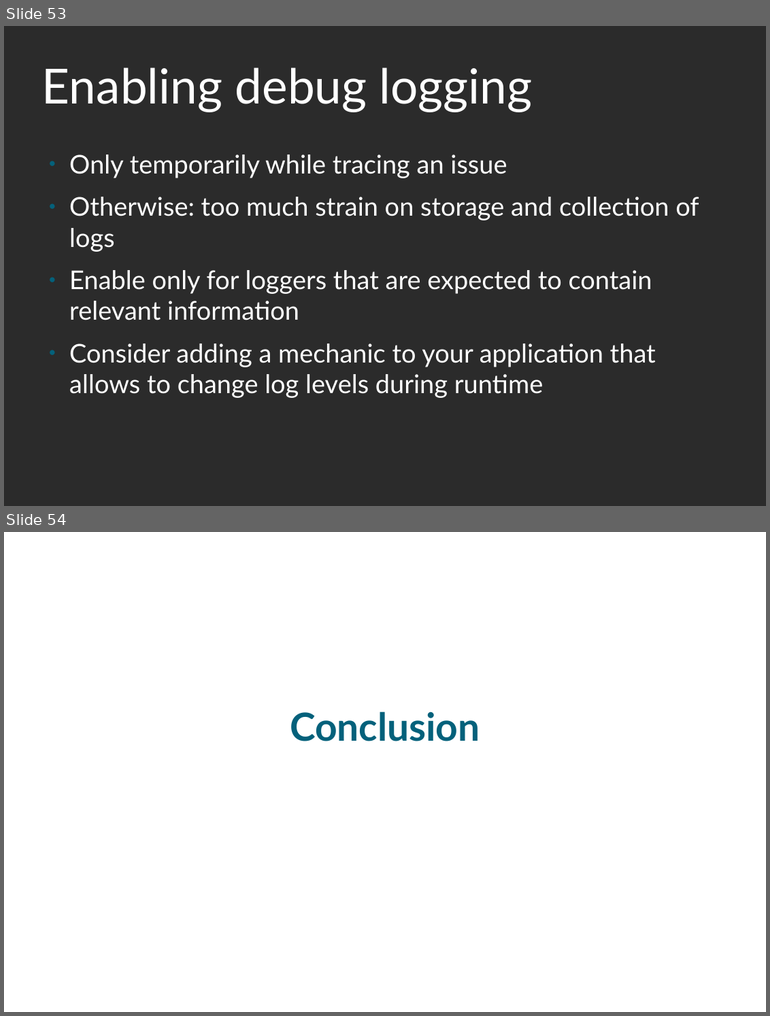
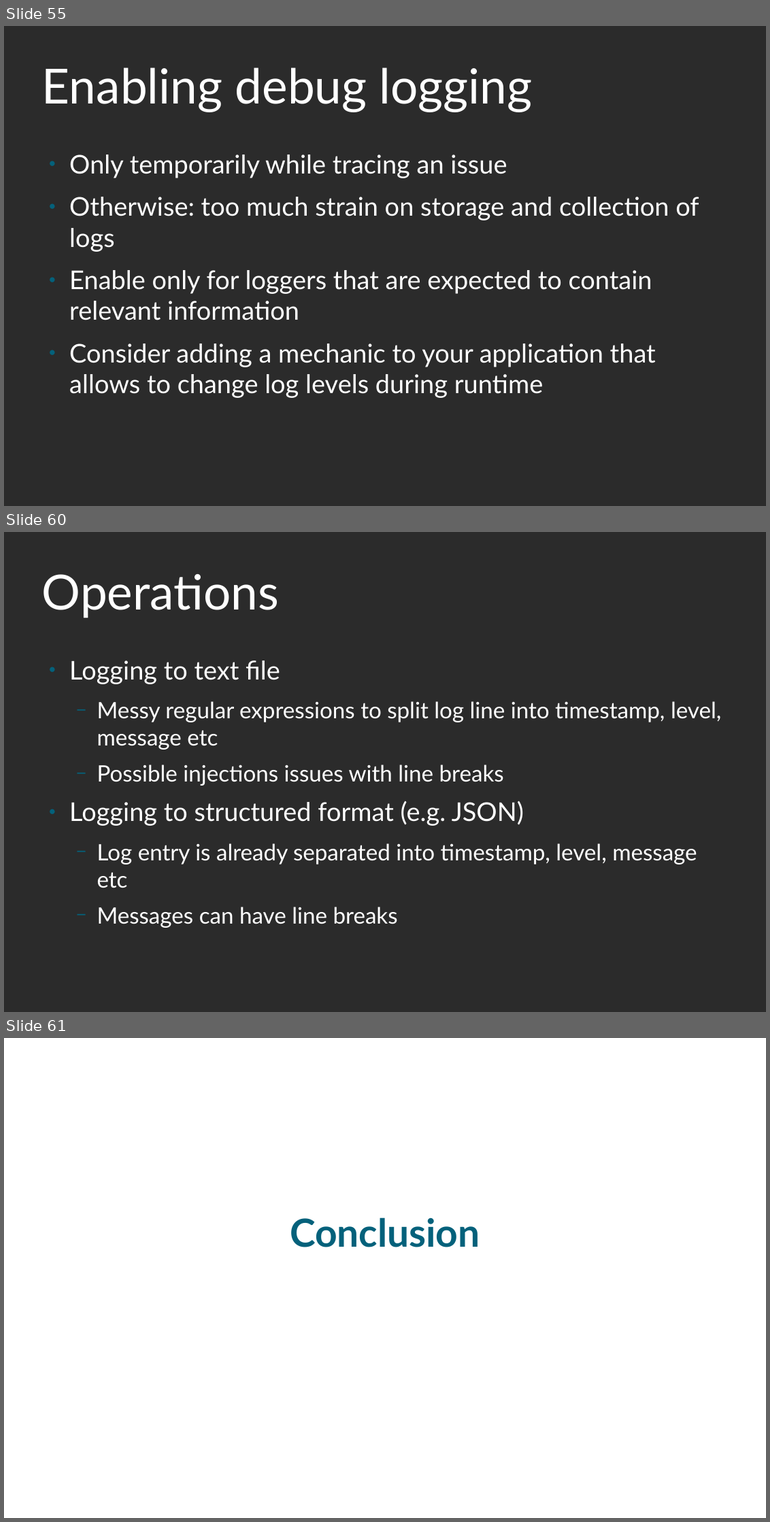
Before and after one commit to roskakori/talks, a slide deck: pygraz/helpful_logging_with_python/Helpful logging with Python.odp. Shown one above the other, each under a label of ours: slides 53 and 54 before the commit, slides 55, 60 and 61 after it; the slides between them are not shown. The pictures are 770x1016 and 770x1522 pixels, drawn with LibreOffice and Linux fonts; fonts in the diff are those of the drawing; background and template pictures are left out; a plain dark background stands for a picture behind light text. Boxes give left, top, right and bottom in pixels: in the first picture for what was removed or moved away, otherwise in the second. Text is boxed around its words. In the diff, an @@ line names an element or a change of style, - is before the commit and + after.

```diff
--- a/pygraz/helpful_logging_with_python/Helpful logging with Python.odp
+++ b/pygraz/helpful_logging_with_python/Helpful logging with Python.odp
@@ slide 60 added at (x1=4, y1=532, x2=766, y2=1012), background picture (left out) @@
@@ title added at (x1=42, y1=574, x2=279, y2=618), 60 pt, text #FFFFFF @@
+Operations
@@ text added at (x1=69, y1=661, x2=721, y2=928), 28 pt, text #FFFFFF @@
+● Logging to text file
+  − Messy regular expressions to split log line into timestamp, level, message etc
+  − Possible injections issues with line breaks
+● Logging to structured format (e.g. JSON)
+  − Log entry is already separated into timestamp, level, message etc
+  − Messages can have line breaks
@@ what was slide 53 is now slide 55 @@
@@ what was slide 54 is now slide 61 @@
```
Also in this commit, not shown: 16 slides changed, 6 other slides added, 6 other files.
